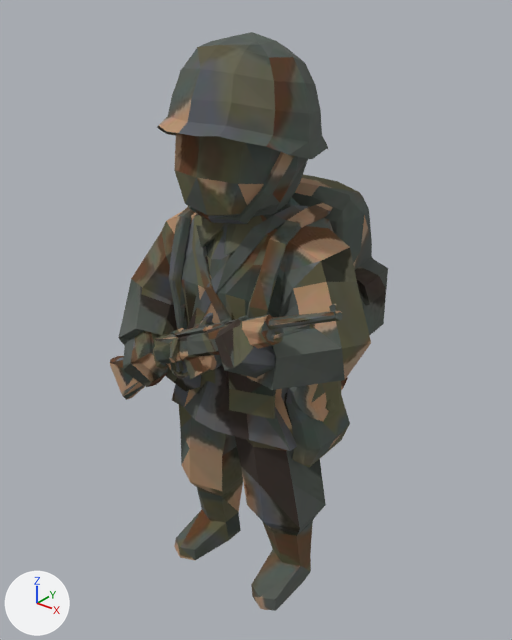
The glTF model web/public/pezzi/sicily_italian_inf_0.glb as it was, and as the next commit left it.
The view is the same before and after, from a camera (50 mm lens) standing at (0.219, -0.284, 0.348) and looking at (-0.008, 0.0, 0.172). The lights are fixed; the arrows at lower left show +X, +Y and +Z. The older version comes first. Vertices at exactly the same position are counted once.

Names of what the first picture shows: 'geometry_0'.
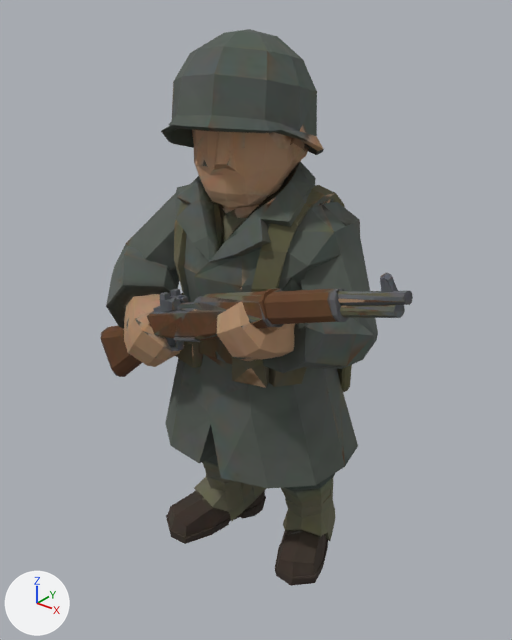
Patch to the scene script:
```diff
--- a/web/public/pezzi/sicily_italian_inf_0.glb.py
+++ b/web/public/pezzi/sicily_italian_inf_0.glb.py
@@ me_geometry_0 @@
 # used by ob_geometry_0; location = (0.0, 0.0, 0.0)
-me_geometry_0.from_pydata(...)  # 2127 vertices, 4184 faces; spans x -0.088..0.088, y -0.069..0.069, z 0.0..0.324
+me_geometry_0.from_pydata(...)  # 2084 vertices, 4092 faces; spans x -0.115..0.115, y -0.066..0.066, z 0.0..0.324
+# me_geometry_0 part 1: the loose piece of 543 vertices spanning x -0.088..0.088, y -0.068..-0.035, z 0.116..0.231 is rebuilt with 211 vertices and now spans x -0.054..0.115, y -0.066..-0.027, z 0.165..0.245
+# me_geometry_0 part 2: the loose piece of 303 vertices spanning x -0.086..0.065, y -0.057..0.031, z 0.116..0.246 is rebuilt with 503 vertices and now spans x -0.115..0.06, y -0.045..0.063, z 0.078..0.292
+# me_geometry_0 part 3: the loose piece of 109 vertices spanning x -0.048..0.03, y -0.053..0.041, z 0.267..0.324 is rebuilt with 80 vertices and now spans x -0.062..0.021, y -0.036..0.052, z 0.259..0.324
+# me_geometry_0 part 4: the loose piece of 60 vertices spanning x -0.057..-0.009, y -0.037..0.023, z 0.0..0.127 is rebuilt with 195 vertices and now spans x -0.072..-0.02, y -0.03..0.045, z 0.0..0.088
+# me_geometry_0 part 5: the loose piece of 39 vertices spanning x 0.017..0.048, y -0.069..-0.039, z 0.175..0.207 is rebuilt with 89 vertices and now spans x 0.01..0.045, y -0.061..-0.023, z 0.173..0.215
+# me_geometry_0 part 6: 7 loose pieces with 465 vertices, spanning x -0.056..0.049, y -0.043..0.04, z 0.103..0.296, are deleted
+# me_geometry_0 part 7: 608 vertices removed from x -0.066..0.046, y -0.059..0.069, z 0.0..0.245; 965 vertices added at x -0.112..0.042, y -0.05..0.066, z 0.0..0.246
+# me_geometry_0 part 8: 41 vertices added at x 0.082..0.112, y -0.065..-0.053, z 0.222..0.248
 me_geometry_0.materials.append(mat_figura)
```

Where the change shows, as pixel boxes (x1, y1, x2, y2) in the pictures (512 x 640 px; the box of a moved part takes in the faces that stretch with it):
'geometry_0', reshaped (13% wider): before (110, 32, 388, 611); after (100, 29, 413, 586)
part 1 of me_geometry_0, rebuilt (14% wider, 43% shorter): before (110, 304, 343, 400); after (147, 288, 413, 342)
part 2 of me_geometry_0, rebuilt (7% wider, 41% taller): before (118, 197, 371, 451); after (106, 130, 378, 489)
part 3 of me_geometry_0, rebuilt: before (157, 32, 328, 159); after (161, 29, 324, 155)
part 4 of me_geometry_0, rebuilt: before (174, 405, 243, 560); after (166, 455, 267, 544)
part 5 of me_geometry_0, rebuilt: before (215, 319, 276, 378); after (217, 301, 295, 361)
part 6 of me_geometry_0, deleted: before (174, 133, 350, 467)
part 7 of me_geometry_0, moved or reshaped: before (123, 174, 388, 611); after (100, 185, 352, 586)
part 8 of me_geometry_0, added: after (340, 273, 405, 318)
